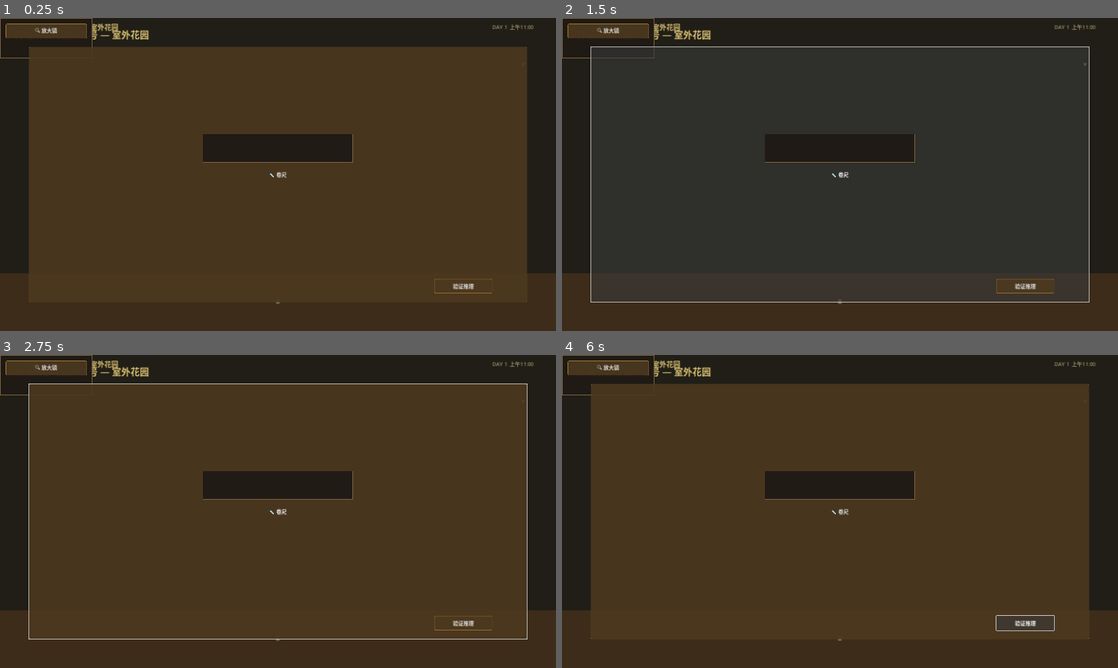
Above: before the commit, frames 1-4 (two rows, left to right).
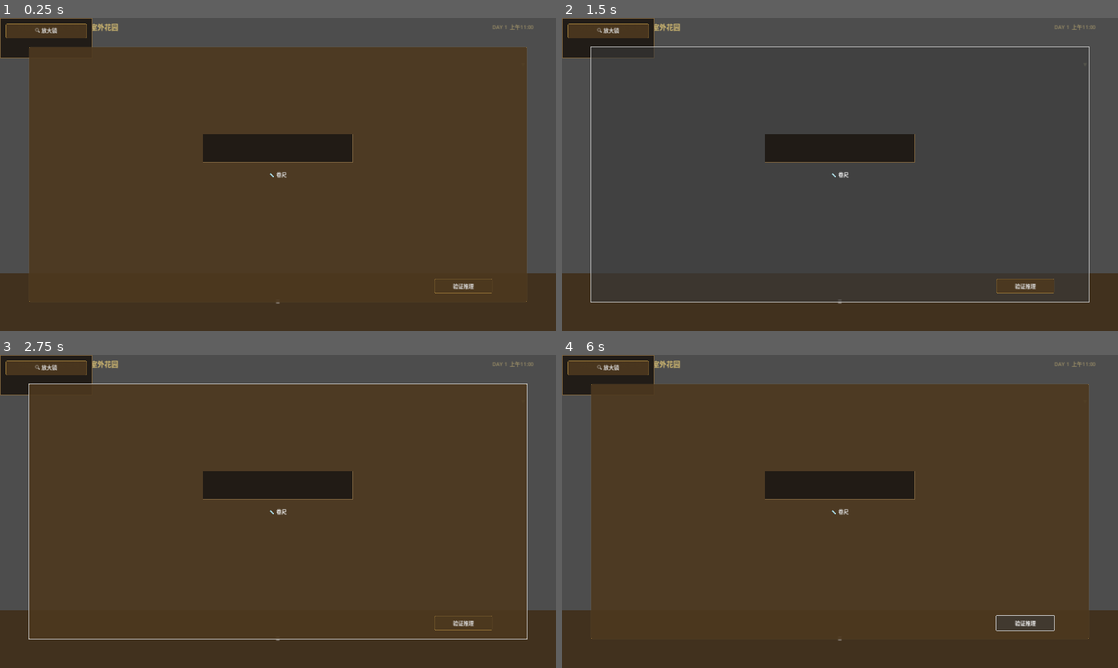
Above: after the commit, the same moments.

Repository: sglsi/detective
Game: Godot game, scene res://scenes/scene_02.tscn
The game is run twice, just before and just after one commit, with the same random seed, the same clock (stepped at 60 frames per second) and the same inputs. This scene is started directly instead of the project's main scene.
Inputs (mouse positions are in pixels of both pictures, inside the frame that each line leads up to):
- Up to frame 1 (0.25 s): no input
- Up to frame 2 (1.5 s): click (734, 193) at 0.52 s; click "☰" at 1.25 s
- Up to frame 3 (2.75 s): click (289, 552) at 2.02 s
- Up to frame 4 (6 s): click "🔍 放大镜" at 2.75 s; click (784, 583) at 3.52 s; click "📏 卷尺" at 4.25 s; click (695, 564) at 5.02 s; click "验证推理" at 5.75 s

The runs differ from the first frame. In frame 1, 15% of the frame differs, in the area x 0-100%, y 0-82%; in frame 2, 15%; in frame 3, 15%; in frame 4, 15%.
Error before the commit: Invalid assignment of property or key 'text' with value of type 'String' on a base object of type 'null instance'. (res://scripts/tool/tool_bar.gd:31)
Error after the commit: Parse Error: Could not resolve super class inheritance from "GameScene". (res://scripts/scene/scene_02.gd:1)

Commit message:
feat: 网页版四项问题修复 + API代理 + 人物立绘
修复内容:
- 网页原型(web_prototype): 去掉手机小界面限制、放大镜显示真实图像+玩家选择笔记、新增注册/登录/游客功能、修复首点锁死其余圆圈问题
- 新增proxy_server.py: 静态文件服务+API反向代理(/api/* → localhost:3000)，解决沙箱代理不支持/auth路径问题
- 场景嵌入福尔摩斯人物立绘(sherlock_凝思.png / sherlock_神秘.png)
- Godot工程: canvas_resize_policy修复、scene_controller人物立绘、dialogue_manager去自动跳转、game_scene笔记选择面板、auth_panel注册UI、api_config URL修正
- 新增serve_web.py和godot_project/web_build/网页导出构建

Diff:
--- a/godot_project/autoload/api_manager.gd
+++ b/godot_project/autoload/api_manager.gd
@@ -24,6 +24,9 @@
 ## 是否在线（自动检测）
 var is_online: bool = false
 
+## Web 预览环境：追加到每个请求路径之后的沙箱查询串（如 ?x-cs-sandbox-port=3000）
+var url_suffix: String = ""
+
 ## 离线时缓存的请求队列
 var pending_requests: Array[Dictionary] = []
 
@@ -55,7 +58,7 @@
 	add_child(http)
 	http.request_completed.connect(_on_health_check.bind(http))
 
-	var error = http.request(base_url + "/api/health")
+	var error = http.request(base_url + "/api/health" + url_suffix)
 	if error != OK:
 		_set_online_status(false, http)
 		return
@@ -99,7 +102,7 @@
 	add_child(http)
 
 	var headers = _build_headers(auth)
-	var url = base_url + endpoint
+	var url = base_url + endpoint + url_suffix
 
 	var error = http.request(url, headers, HTTPClient.METHOD_GET)
 	if error != OK:
@@ -116,7 +119,7 @@
 
 	var headers = _build_headers(auth)
 	headers.append("Content-Type: application/json")
-	var url = base_url + endpoint
+	var url = base_url + endpoint + url_suffix
 	var json_body = JSON.stringify(body)
 
 	var error = http.request(url, headers, HTTPClient.METHOD_POST, json_body)
@@ -134,7 +137,7 @@
 
 	var headers = _build_headers(auth)
 	headers.append("Content-Type: application/json")
-	var url = base_url + endpoint
+	var url = base_url + endpoint + url_suffix
 
 	var error = http.request(url, headers, HTTPClient.METHOD_PUT, JSON.stringify(body))
 	if error != OK:
--- a/godot_project/autoload/boot.gd
+++ b/godot_project/autoload/boot.gd
@@ -170,7 +170,11 @@
 	# 4.1 配置 API 基地址
 	if APIManager:
 		APIManager.base_url = APIConfig.get_base_url()
+		# Web 预览环境：把沙箱预览查询串（含后端端口 3000）作为后缀追加到每个请求路径之后
+		APIManager.url_suffix = APIConfig.get_web_query_suffix()
 		print("  ✅ API 基地址: %s" % APIManager.base_url)
+		if APIManager.url_suffix != "":
+			print("  ✅ Web 查询后缀: %s" % APIManager.url_suffix)
 
 		# 4.2 配置超时与重试
 		APIManager.request_timeout = APIConfig.REQUEST_TIMEOUT
--- a/godot_project/config/api_config.gd
+++ b/godot_project/config/api_config.gd
@@ -16,16 +16,58 @@
 ## 生产环境 API 地址（待定）
 const PROD_BASE_URL: String = "https://api.sherlock-game.com"
 
+## Web 预览环境后端端口（沙箱后端监听 3000，Game 预览在 8081，同代理不同端口）
+const WEB_PREVIEW_BACKEND_PORT: String = "3000"
+
 ## 从项目设置或环境变量获取后端地址
 static func get_base_url() -> String:
 	var url = ProjectSettings.get_setting("application/config/api_base_url", "")
 	if url != "":
 		return url
 
+	# Web 环境：base 仅取页面 origin（不含查询串），沙箱预览查询串由
+	# get_web_query_suffix() 作为后缀追加到每个请求路径之后，使浏览器内运行的游戏
+	# 能真正触达沙箱后端（修复 Issue 3 连通性）。
+	if OS.has_feature("web"):
+		var origin = _get_sandbox_origin()
+		if origin != "":
+			return origin
+
 	# 开发/生产自动切换
 	if OS.has_feature("editor") or OS.has_feature("debug"):
 		return DEV_BASE_URL
 	return PROD_BASE_URL
+
+## Web 环境：返回页面 origin（如 https://host），不含查询串
+static func _get_sandbox_origin() -> String:
+	if not OS.has_feature("web"):
+		return ""
+	var js = """
+	(function(){ try { return window.location.origin; } catch(e) { return ''; } })()
+	"""
+	var result = JavaScriptBridge.eval(js, true)
+	if result is String and result != "":
+		return result
+	return ""
+
+## Web 环境：返回沙箱预览查询串（含后端端口 3000），追加到请求路径之后。
+## 例如 "?x-cs-sandbox-id=...&x-cs-sandbox-port=3000"
+static func get_web_query_suffix() -> String:
+	if not OS.has_feature("web"):
+		return ""
+	var js = """
+	(function(){
+		try {
+			var u = new URL(window.location.href);
+			u.searchParams.set('x-cs-sandbox-port', '%s');
+			return u.search;
+		} catch(e) { return ''; }
+	})()
+	""" % WEB_PREVIEW_BACKEND_PORT
+	var result = JavaScriptBridge.eval(js, true)
+	if result is String and result != "":
+		return result
+	return ""
 
 # ============ 请求参数 ============
 
--- a/godot_project/scripts/dialogue/dialogue_manager.gd
+++ b/godot_project/scripts/dialogue/dialogue_manager.gd
@@ -225,7 +225,9 @@
 	dialogue_advanced.emit(node_id)
 
 	# 自动推进：延迟 0.15s 异步触发，避免阻塞；保留原节奏
-	if node.trigger in ["auto", "optional", "note", "knowledge", "milestone", "sfx", "clue", "guide", "hint"]:
+	# 注：trigger=="note" 不再自动推进 —— 改为由 UI 弹「加入笔记/跳过」选择面板，
+	#     避免 0.15s 后自动跳过「侦探笔记」页（见 Issue 2 修复）。
+	if node.trigger in ["auto", "optional", "knowledge", "milestone", "sfx", "clue", "guide", "hint"]:
 		_schedule_auto_advance(node)
 
 	return true
--- a/godot_project/scripts/scene/game_scene.gd
+++ b/godot_project/scripts/scene/game_scene.gd
@@ -45,6 +45,9 @@
 var is_knowledge_used: bool = false    # 是否使用了知识库
 var is_hypothesis_formed: bool = false # 是否形成了假设
 var is_tutorial_complete: bool = false
+var _phase1_observed: int = 0          # 阶段1已观察热点数（教程需满4个再推进，修复 Issue 4）
+var _note_panel_open: bool = false     # 笔记选择面板是否打开（防止重复触发，修复 Issue 2）
+var review_overlay: Control = null     # 放大镜放大视图（含立绘图像，修复 Issue 2）
 
 # ============ 生命周期 ============
 
@@ -123,6 +126,8 @@
 func _start_tutorial() -> void:
 	# 加载场景数据（阶段1：华生观察）
 	scene_controller.load_scene("sc_01_lab")
+	_phase1_observed = 0
+	_note_panel_open = false
 
 	# 短暂等待场景初始化
 	await get_tree().create_timer(0.6).timeout
@@ -196,45 +201,37 @@
 		_handle_phase2_hotspot(hotspot_id)
 
 func _handle_phase1_hotspot(hotspot_id: String) -> void:
-	# 触发 Step 2
-	current_phase = GamePhase.STEP_2_TOOL
-	tool_bar.show_toolbar()
-
-	# EASY: 自动选择放大镜
-	if DifficultyManager.current_difficulty == DifficultyManager.Difficulty.EASY:
-		_show_notification("试试用放大镜观察这个部位")
-		if tool_bar.has_method("_on_magnifier_selected"):
-			tool_bar._on_magnifier_selected()
-
-	SceneEventBus.emit_signal("hotspot_clicked", hotspot_id)
+	# 教程阶段1：逐个观察华生身上的 4 个部位（修复 Issue 4：首点不再锁死，4 个均可点击）
+	if _note_panel_open:
+		return
+	_phase1_observed += 1
+
+	# 展示该部位的放大镜放大视图（含真实立绘图像，持续显示直到玩家选择，修复 Issue 2）
+	_show_magnifier_review(hotspot_id)
+	# 弹「加入笔记 / 跳过」选择面板，由玩家决定是否记录（修复 Issue 2：去自动跳转）
+	_present_note_choice(hotspot_id)
 
 func _handle_phase2_hotspot(hotspot_id: String) -> void:
 	tool_bar.show_toolbar()
-	SceneEventBus.emit_signal("hotspot_clicked", hotspot_id)
 
 func _on_tool_used(tool_name: String, target_id: String) -> void:
+	if _note_panel_open:
+		return
 	tool_bar.hide_toolbar()
 
-	# Step 3: 数据记录
-	current_phase = GamePhase.STEP_3_RECORD
-
-	# 记录线索
-	if current_phase == GamePhase.STEP_3_RECORD:
-		phase1_clue_count += 1
-	elif phase2_clue_count < 6:
+	# 阶段2：信使观察，按工具使用记录线索（保持原逻辑）
+	if current_phase == GamePhase.PHASE2_OBSERVE or current_phase == GamePhase.PHASE2_COMPLETE:
 		phase2_clue_count += 1
 		if not target_id in ["ring", "shoes"]:
 			phase2_correct += 1
-
-	_show_notification("线索已记录到侦探笔记 (%d/%d)" % [phase1_clue_count, phase1_required])
-	SceneEventBus.emit_signal("note_recorded", target_id)
-	StarRatingSystem.add_observation(1)
-
-	# 检查是否收集足够线索 → 推进到 Step 6
-	if current_phase == GamePhase.STEP_3_RECORD and phase1_clue_count >= phase1_required:
-		current_phase = GamePhase.STEP_6_VERIFY
-		if dialogue_renderer.dialogue_manager:
-			dialogue_renderer.dialogue_manager.advance_to("s1_step6_normal")
+		SceneEventBus.emit_signal("note_recorded", target_id)
+		StarRatingSystem.add_observation(1)
+		_show_notification("线索已记录到侦探笔记 (%d/6)" % phase2_clue_count)
+		return
+
+	# 阶段1 已改用「加入笔记」面板记录，不走工具流程；此处仅作状态兜底
+	current_phase = GamePhase.STEP_3_RECORD
+	_show_notification("侦探笔记已打开 — 记录你的观察")
 
 func _on_note_recorded(clue_id: String) -> void:
 	# 已在上方处理
@@ -257,6 +254,98 @@
 		"shoes": "普通皮鞋(干扰)",
 	}
 	return names.get(clue_id, clue_id)
+
+# ============ 笔记选择 / 放大镜放大视图（Issue 2 / Issue 4）============
+
+## 查询热点的观察描述文本（用于笔记面板展示）
+func _get_clue_description(clue_id: String) -> String:
+	if scene_controller:
+		for h in scene_controller.hotspots:
+			if h.id == clue_id:
+				return h.description
+	return _get_clue_display_name(clue_id)
+
+## 弹出「加入笔记 / 跳过」选择面板（玩家主动选择，替代自动跳转）
+func _present_note_choice(clue_id: String) -> void:
+	_note_panel_open = true
+	var panel = NoteChoicePanel.new()
+	panel.setup(clue_id, _get_clue_description(clue_id))
+	panel.choice_made.connect(_on_note_choice_made.bind(clue_id))
+	get_tree().root.add_child(panel)
+
+## 玩家在笔记面板做出选择后的回调
+func _on_note_choice_made(confirmed: bool, clue_id: String) -> void:
+	_note_panel_open = false
+	_hide_magnifier_review()
+
+	if confirmed:
+		phase1_clue_count += 1
+		SceneEventBus.emit_signal("note_recorded", clue_id)
+		StarRatingSystem.add_observation(1)
+		_show_notification("线索已记录到侦探笔记 (%d/%d)" % [phase1_clue_count, phase1_required])
+	else:
+		_show_notification("已跳过该线索（已观察 %d/%d）" % [_phase1_observed, phase1_required])
+
+	# 4 个部位全部观察并选择完毕 → 进入验证环节
+	if _phase1_observed >= phase1_required:
+		current_phase = GamePhase.STEP_6_VERIFY
+		if dialogue_renderer.dialogue_manager:
+			dialogue_renderer.dialogue_manager.advance_to("s1_step6_normal")
+	else:
+		current_phase = GamePhase.STEP_1_OBSERVE
+
+## 确保放大镜放大视图（含立绘图像）已创建
+func _ensure_review_overlay() -> void:
+	if review_overlay:
+		return
+	review_overlay = Control.new()
+	review_overlay.name = "MagnifierReview"
+	review_overlay.set_anchors_and_offsets_preset(Control.PRESET_FULL_RECT)
+	review_overlay.mouse_filter = Control.MOUSE_FILTER_IGNORE
+
+	# 暗化背景，突出中间的放大视图
+	var dim = ColorRect.new()
+	dim.color = Color(0, 0, 0, 0.30)
+	dim.set_anchors_and_offsets_preset(Control.PRESET_FULL_RECT)
+	dim.mouse_filter = Control.MOUSE_FILTER_IGNORE
+	review_overlay.add_child(dim)
+
+	# 圆形放大框（替代原仅有边框、无图像的放大镜）
+	var frame = Panel.new()
+	frame.size = Vector2(440, 440)
+	frame.position = Vector2(1920 / 2 - 220, 1080 / 2 - 300)
+	var sb = StyleBoxFlat.new()
+	sb.bg_color = Color(0.05, 0.04, 0.03, 0.95)
+	sb.border_color = Color(0.85, 0.72, 0.30, 1.0)
+	sb.border_width_left = sb.border_width_right = sb.border_width_top = sb.border_width_bottom = 4
+	sb.set_corner_radius_all(220)
+	frame.add_theme_stylebox_override("panel", sb)
+	review_overlay.add_child(frame)
+
+	# 立绘图像（华生），让放大镜真正"有图像"（修复 Issue 2）
+	var tex_path = "res://assets/portraits/sherlock_凝思.png"
+	var img = TextureRect.new()
+	img.size = Vector2(400, 400)
+	img.position = Vector2(20, 20)
+	img.stretch_mode = TextureRect.STRETCH_KEEP_ASPECT_CENTERED
+	img.expand_mode = TextureRect.EXPAND_IGNORE_SIZE
+	img.mouse_filter = Control.MOUSE_FILTER_IGNORE
+	if ResourceLoader.exists(tex_path):
+		img.texture = load(tex_path)
+	frame.add_child(img)
+
+	get_tree().root.add_child(review_overlay)
+	review_overlay.hide()
+
+## 显示放大镜放大视图（持续显示，直到玩家选择，修复"显示时间短"）
+func _show_magnifier_review(_clue_id: String) -> void:
+	_ensure_review_overlay()
+	review_overlay.show()
+
+## 隐藏放大镜放大视图
+func _hide_magnifier_review() -> void:
+	if review_overlay:
+		review_overlay.hide()
 
 # ============ 验证处理 ============
 
--- a/godot_project/scripts/scene/scene_controller.gd
+++ b/godot_project/scripts/scene/scene_controller.gd
@@ -270,18 +270,23 @@
 	label.text = SCENE_TITLE.get(scene_id, "场景")
 	scene_view_container.add_child(label)
 
-	# 教程场景：华生剪影（保留原教学视觉）
+	# 教程场景：华生立绘（用现有立绘资源替代灰色占位块）
 	if scene_id == "sc_01_lab":
-		var watson = ColorRect.new()
+		var watson_tex_path = "res://assets/portraits/sherlock_凝思.png"
+		var watson = TextureRect.new()
 		watson.name = "WatsonSilhouette"
-		watson.size = Vector2(200, 500)
-		watson.position = Vector2(800, 280)
-		watson.color = Color(0.25, 0.22, 0.18, 0.8)
+		if ResourceLoader.exists(watson_tex_path):
+			watson.texture = load(watson_tex_path)
+		watson.size = Vector2(280, 560)
+		watson.position = Vector2(760, 260)
+		watson.stretch_mode = TextureRect.STRETCH_KEEP_ASPECT_CENTERED
+		watson.expand_mode = TextureRect.EXPAND_IGNORE_SIZE
+		watson.mouse_filter = Control.MOUSE_FILTER_IGNORE
 		scene_view_container.add_child(watson)
 		var watson_label = Label.new()
 		watson_label.name = "WatsonLabel"
 		watson_label.text = "👤 华生医生"
-		watson_label.position = Vector2(840, 800)
+		watson_label.position = Vector2(840, 830)
 		watson_label.add_theme_font_size_override("font_size", 16)
 		watson_label.add_theme_color_override("font_color", Color(0.7, 0.65, 0.5))
 		scene_view_container.add_child(watson_label)
@@ -329,12 +334,17 @@
 	if watson:
 		watson.hide()
 
-	# 信使剪影（占位）
-	var messenger = ColorRect.new()
+	# 信使立绘（用现有立绘资源替代灰色占位块）
+	var messenger_tex_path = "res://assets/portraits/sherlock_神秘.png"
+	var messenger = TextureRect.new()
 	messenger.name = "MessengerSilhouette"
-	messenger.size = Vector2(180, 480)
-	messenger.position = Vector2(600, 300)
-	messenger.color = Color(0.3, 0.25, 0.2, 0.8)
+	if ResourceLoader.exists(messenger_tex_path):
+		messenger.texture = load(messenger_tex_path)
+	messenger.size = Vector2(260, 540)
+	messenger.position = Vector2(580, 300)
+	messenger.stretch_mode = TextureRect.STRETCH_KEEP_ASPECT_CENTERED
+	messenger.expand_mode = TextureRect.EXPAND_IGNORE_SIZE
+	messenger.mouse_filter = Control.MOUSE_FILTER_IGNORE
 	scene_view_container.add_child(messenger)
 
 	var messenger_label = Label.new()
@@ -434,10 +444,13 @@
 
 	# 通知外部
 	ClueEventBus.emit_signal("clue_discovered", hotspot_id)
-
-	# 教程：单点即进入 Step 2；场景 2-3：多热点收集满后才由 GameScene 推进
+	# 通知游戏层（GameScene / ToolBar）热点被点击，用于观察流程与工具响应
+	SceneEventBus.emit_signal("hotspot_clicked", hotspot_id)
+
+	# 教程（sc_01）：需观察满全部热点再进入 Step 2；场景 2-3 由 GameScene 推进
 	if not multi_observe:
-		current_step = ExplorationStep.STEP_2_TOOL
+		if observed_hotspots.size() >= 4:
+			current_step = ExplorationStep.STEP_2_TOOL
 
 func _on_tool_used(tool_name: String, target_id: String) -> void:
 	if current_step != ExplorationStep.STEP_2_TOOL:
--- a/godot_project/scripts/tool/tool_bar.gd
+++ b/godot_project/scripts/tool/tool_bar.gd
@@ -55,6 +55,19 @@
 	magnifier_overlay.hide()
 	add_child(magnifier_overlay)
 
+	# 立绘图像（让放大镜真正"有图像"，修复 Issue 2：原先只有边框无内容）
+	var tex_path = "res://assets/portraits/sherlock_凝思.png"
+	var img = TextureRect.new()
+	img.name = "MagnifierImage"
+	img.size = Vector2(140, 140)
+	img.position = Vector2(5, 5)
+	img.stretch_mode = TextureRect.STRETCH_KEEP_ASPECT_CENTERED
+	img.expand_mode = TextureRect.EXPAND_IGNORE_SIZE
+	img.mouse_filter = Control.MOUSE_FILTER_IGNORE
+	if ResourceLoader.exists(tex_path):
+		img.texture = load(tex_path)
+	magnifier_overlay.add_child(img)
+
 func show_toolbar() -> void:
 	show()
 	is_tool_active = true
@@ -97,9 +110,9 @@
 
 func _start_magnifier() -> void:
 	magnifier_overlay.show()
-	UIManager.show_notification("移动放大镜到目标区域，停留 1.5 秒完成观察")
-	# 简化：直接完成观察
-	await get_tree().create_timer(1.5).timeout
+	UIManager.show_notification("移动放大镜到目标区域，停留 3 秒完成观察")
+	# 简化：直接完成观察（延长显示时间，修复 Issue 2：原先 1.5s 过短）
+	await get_tree().create_timer(3.0).timeout
 	_complete_tool_use("magnifier")
 
 func _start_tape_measure() -> void:
--- /dev/null
+++ b/godot_project/scripts/ui/auth_panel.gd
@@ -0,0 +1,180 @@
+extends Control
+class_name AuthPanel
+
+## AuthPanel — 注册 / 登录面板
+## 主菜单「注册 / 登录」入口的 UI，对接 AuthManager（/api/auth/* 端点）。
+## 修复 Issue 3：原先 AuthManager 仅有逻辑、无 UI 入口；本面板补齐玩家侧注册/登录。
+
+var _mode: String = "register"   # "register" 或 "login"
+var _panel: Panel
+var _title_label: Label
+var _username_edit: LineEdit
+var _email_edit: LineEdit
+var _password_edit: LineEdit
+var _phone_edit: LineEdit
+var _submit_btn: Button
+var _mode_btn: Button
+var _status_label: Label
+
+func _ready() -> void:
+	_build_ui()
+	_connect_auth()
+
+func _build_ui() -> void:
+	set_anchors_and_offsets_preset(Control.PRESET_FULL_RECT)
+	mouse_filter = Control.MOUSE_FILTER_STOP
+
+	var dim = ColorRect.new()
+	dim.color = Color(0, 0, 0, 0.55)
+	dim.set_anchors_and_offsets_preset(Control.PRESET_FULL_RECT)
+	dim.mouse_filter = Control.MOUSE_FILTER_IGNORE
+	add_child(dim)
+
+	_panel = Panel.new()
+	_panel.size = Vector2(560, 540)
+	_panel.position = Vector2(1920 / 2 - 280, 1080 / 2 - 270)
+	var sb = StyleBoxFlat.new()
+	sb.bg_color = Color(0.10, 0.08, 0.05, 0.98)
+	sb.border_color = Color(0.6, 0.45, 0.2, 1.0)
+	sb.border_width_left = sb.border_width_right = sb.border_width_top = sb.border_width_bottom = 3
+	sb.set_corner_radius_all(12)
+	_panel.add_theme_stylebox_override("panel", sb)
+	add_child(_panel)
+
+	_title_label = Label.new()
+	_title_label.text = "📝 注册账号"
+	_title_label.position = Vector2(30, 24)
+	_title_label.add_theme_font_size_override("font_size", 30)
+	_title_label.add_theme_color_override("font_color", Color(0.9, 0.8, 0.4, 1.0))
+	_panel.add_child(_title_label)
+
+	var vbox = VBoxContainer.new()
+	vbox.position = Vector2(40, 90)
+	vbox.size = Vector2(480, 360)
+	vbox.add_theme_constant_override("separation", 14)
+	_panel.add_child(vbox)
+
+	_username_edit = _make_field("用户名", false)
+	_email_edit = _make_field("邮箱（登录账号）", false)
+	_password_edit = _make_field("密码", true)
+	_phone_edit = _make_field("手机号（选填）", false)
+	vbox.add_child(_username_edit)
+	vbox.add_child(_email_edit)
+	vbox.add_child(_password_edit)
+	vbox.add_child(_phone_edit)
+
+	_status_label = Label.new()
+	_status_label.text = ""
+	_status_label.autowrap_mode = TextServer.AUTOWRAP_WORD_SMART
+	_status_label.size = Vector2(480, 40)
+	_status_label.add_theme_font_size_override("font_size", 16)
+	_status_label.add_theme_color_override("font_color", Color(0.9, 0.6, 0.4, 1.0))
+	vbox.add_child(_status_label)
+
+	_submit_btn = Button.new()
+	_submit_btn.text = "注册"
+	_submit_btn.size = Vector2(480, 56)
+	_submit_btn.add_theme_font_size_override("font_size", 22)
+	_submit_btn.pressed.connect(_on_submit_pressed)
+	vbox.add_child(_submit_btn)
+
+	_mode_btn = Button.new()
+	_mode_btn.text = "已有账号？去登录"
+	_mode_btn.size = Vector2(480, 44)
+	_mode_btn.add_theme_font_size_override("font_size", 18)
+	_mode_btn.pressed.connect(_on_toggle_mode)
+	vbox.add_child(_mode_btn)
+
+	var back_btn = Button.new()
+	back_btn.text = "返回主菜单"
+	back_btn.position = Vector2(40, 470)
+	back_btn.size = Vector2(480, 44)
+	back_btn.pressed.connect(func(): queue_free())
+	_panel.add_child(back_btn)
+
+func _make_field(placeholder: String, secret: bool) -> LineEdit:
+	var ed = LineEdit.new()
+	ed.placeholder_text = placeholder
+	ed.size = Vector2(480, 48)
+	ed.secret = secret
+	ed.add_theme_font_size_override("font_size", 20)
+	return ed
+
+func _connect_auth() -> void:
+	if AuthManager:
+		AuthManager.registration_success.connect(_on_registration_success)
+		AuthManager.login_success.connect(_on_login_success)
+		AuthManager.login_failed.connect(_on_login_failed)
+
+func _on_toggle_mode() -> void:
+	if _mode == "register":
+		_mode = "login"
+		_title_label.text = "🔑 登录账号"
+		_submit_btn.text = "登录"
+		_mode_btn.text = "没有账号？去注册"
+		_username_edit.visible = false
+		_phone_edit.visible = false
+	else:
+		_mode = "register"
+		_title_label.text = "📝 注册账号"
+		_submit_btn.text = "注册"
+		_mode_btn.text = "已有账号？去登录"
+		_username_edit.visible = true
+		_phone_edit.visible = true
+	_status_label.text = ""
+
+## 由外部（主菜单）直接设定模式
+func set_mode(m: String) -> void:
+	_mode = "register" if m != "login" else "login"
+	if _mode == "login":
+		_title_label.text = "🔑 登录账号"
+		_submit_btn.text = "登录"
+		_mode_btn.text = "没有账号？去注册"
+		_username_edit.visible = false
+		_phone_edit.visible = false
+	else:
+		_title_label.text = "📝 注册账号"
+		_submit_btn.text = "注册"
+		_mode_btn.text = "已有账号？去登录"
+		_username_edit.visible = true
+		_phone_edit.visible = true
+	_status_label.text = ""
+
+func _on_submit_pressed() -> void:
+	var email = _email_edit.text.strip_edges()
+	var password = _password_edit.text
+	if email == "" or password == "":
+		_status_label.text = "请填写邮箱与密码"
+		return
+	_status_label.text = "正在提交…"
+	_submit_btn.disabled = true
+
+	if _mode == "register":
+		var username = _username_edit.text.strip_edges()
+		var phone = _phone_edit.text.strip_edges()
+		if username == "":
+			username = email.split("@")[0]
+		AuthManager.register(username, email, password, phone)
+	else:
+		AuthManager.login(email, password)
+
+func _on_registration_success(_user_id: String, username: String) -> void:
+	_status_label.text = "注册成功，欢迎 " + username + "！"
+	_submit_btn.disabled = false
+	_show_result_and_close("✅ 注册成功：" + username)
+
+func _on_login_success(_user_id: String, username: String) -> void:
+	_status_label.text = "登录成功，欢迎回来 " + username + "！"
+	_submit_btn.disabled = false
+	_show_result_and_close("✅ 登录成功：" + username)
+
+func _on_login_failed(error: String) -> void:
+	_status_label.text = "操作失败：" + error
+	_submit_btn.disabled = false
+
+func _show_result_and_close(msg: String) -> void:
+	if UIManager:
+		UIManager.show_notification(msg)
+	# 稍作延迟让玩家看到成功提示，再关闭面板
+	await get_tree().create_timer(1.0).timeout
+	queue_free()
--- a/godot_project/scripts/ui/main_menu.gd
+++ b/godot_project/scripts/ui/main_menu.gd
@@ -19,6 +19,7 @@
 func _ready() -> void:
 	_setup_ui()
 	_connect_buttons()
+	_setup_auth_buttons()
 	_check_save()
 	_play_enter_animation()
 
@@ -41,6 +42,31 @@
 	continue_btn.pressed.connect(_on_continue_pressed)
 	settings_btn.pressed.connect(_on_settings_pressed)
 	quit_btn.pressed.connect(_on_quit_pressed)
+
+## 注册 / 登录入口（修复 Issue 3：补齐玩家侧认证 UI）
+func _setup_auth_buttons() -> void:
+	var register_btn = Button.new()
+	register_btn.text = "📝 注册"
+	register_btn.position = Vector2(710, 770)
+	register_btn.size = Vector2(240, 50)
+	register_btn.add_theme_font_size_override("font_size", 20)
+	register_btn.pressed.connect(_on_open_auth.bind("register"))
+	add_child(register_btn)
+
+	var login_btn = Button.new()
+	login_btn.text = "🔑 登录"
+	login_btn.position = Vector2(970, 770)
+	login_btn.size = Vector2(240, 50)
+	login_btn.add_theme_font_size_override("font_size", 20)
+	login_btn.pressed.connect(_on_open_auth.bind("login"))
+	add_child(login_btn)
+
+func _on_open_auth(mode: String) -> void:
+	AudioManager.play_sfx("ui_click.wav")
+	var panel = AuthPanel.new()
+	if mode == "login":
+		panel.set_mode("login")
+	get_tree().root.add_child(panel)
 
 func _check_save() -> void:
 	# 检查是否有存档
--- /dev/null
+++ b/godot_project/scripts/ui/note_choice_panel.gd
@@ -0,0 +1,76 @@
+extends Control
+class_name NoteChoicePanel
+
+## NoteChoicePanel — 侦探笔记选择面板
+## 玩家观察完一个部位后，由 GameScene 弹出，询问是否将该线索「加入笔记」。
+## 修复 Issue 2：用玩家主动选择替代原先 0.15s 自动跳转到「侦探笔记」页。
+
+signal choice_made(confirmed: bool)
+
+var _clue_id: String = ""
+var _panel: Panel
+
+func setup(clue_id: String, clue_text: String) -> void:
+	_clue_id = clue_id
+
+	# 全屏半透明遮罩（不影响下方放大镜视图的显示）
+	set_anchors_and_offsets_preset(Control.PRESET_FULL_RECT)
+	mouse_filter = Control.MOUSE_FILTER_STOP
+
+	var dim = ColorRect.new()
+	dim.color = Color(0, 0, 0, 0.25)
+	dim.set_anchors_and_offsets_preset(Control.PRESET_FULL_RECT)
+	dim.mouse_filter = Control.MOUSE_FILTER_IGNORE
+	add_child(dim)
+
+	# 居中面板
+	_panel = Panel.new()
+	_panel.size = Vector2(560, 260)
+	_panel.position = Vector2(1920 / 2 - 280, 1080 / 2 + 40)
+	var sb = StyleBoxFlat.new()
+	sb.bg_color = Color(0.12, 0.09, 0.06, 0.97)
+	sb.border_color = Color(0.6, 0.45, 0.2, 1.0)
+	sb.border_width_left = sb.border_width_right = sb.border_width_top = sb.border_width_bottom = 3
+	sb.set_corner_radius_all(10)
+	_panel.add_theme_stylebox_override("panel", sb)
+	add_child(_panel)
+
+	var title = Label.new()
+	title.text = "🔍 发现线索"
+	title.position = Vector2(30, 18)
+	title.add_theme_font_size_override("font_size", 24)
+	title.add_theme_color_override("font_color", Color(0.9, 0.8, 0.4, 1.0))
+	_panel.add_child(title)
+
+	var desc = Label.new()
+	desc.text = clue_text
+	desc.position = Vector2(30, 64)
+	desc.size = Vector2(500, 90)
+	desc.autowrap_mode = TextServer.AUTOWRAP_WORD_SMART
+	desc.add_theme_font_size_override("font_size", 18)
+	desc.add_theme_color_override("font_color", Color(0.85, 0.8, 0.7, 1.0))
+	_panel.add_child(desc)
+
+	var confirm_btn = Button.new()
+	confirm_btn.text = "📝 加入笔记"
+	confirm_btn.position = Vector2(40, 180)
+	confirm_btn.size = Vector2(220, 56)
+	confirm_btn.add_theme_font_size_override("font_size", 20)
+	confirm_btn.pressed.connect(_on_confirm_pressed)
+	_panel.add_child(confirm_btn)
+
+	var skip_btn = Button.new()
+	skip_btn.text = "跳过"
+	skip_btn.position = Vector2(300, 180)
+	skip_btn.size = Vector2(220, 56)
+	skip_btn.add_theme_font_size_override("font_size", 20)
+	skip_btn.pressed.connect(_on_skip_pressed)
+	_panel.add_child(skip_btn)
+
+func _on_confirm_pressed() -> void:
+	choice_made.emit(true)
+	queue_free()
+
+func _on_skip_pressed() -> void:
+	choice_made.emit(false)
+	queue_free()
Not shown, added: godot_project/export_presets.cfg
Binary file added: godot_project/web_build/index.apple-touch-icon.png
Binary file added: godot_project/web_build/index.icon.png
Binary file added: godot_project/web_build/index.png
Not shown, added: godot_project/web_build/index.audio.position.worklet.js
Not shown, added: godot_project/web_build/index.audio.worklet.js
Not shown, added: web_prototype/assets/sherlock_凝思.png
Not shown, added: web_prototype/assets/sherlock_神秘.png
Not shown, added: 网页版四项问题修复说明.md
